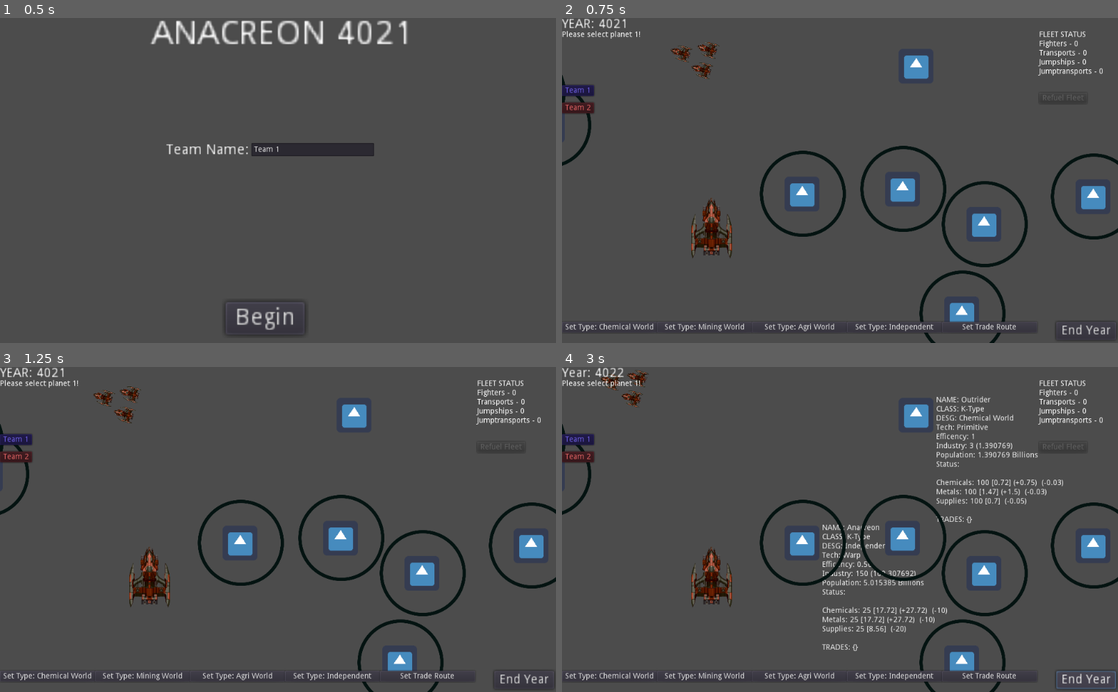
Above: before the commit, frames 1-4 (two rows, left to right).
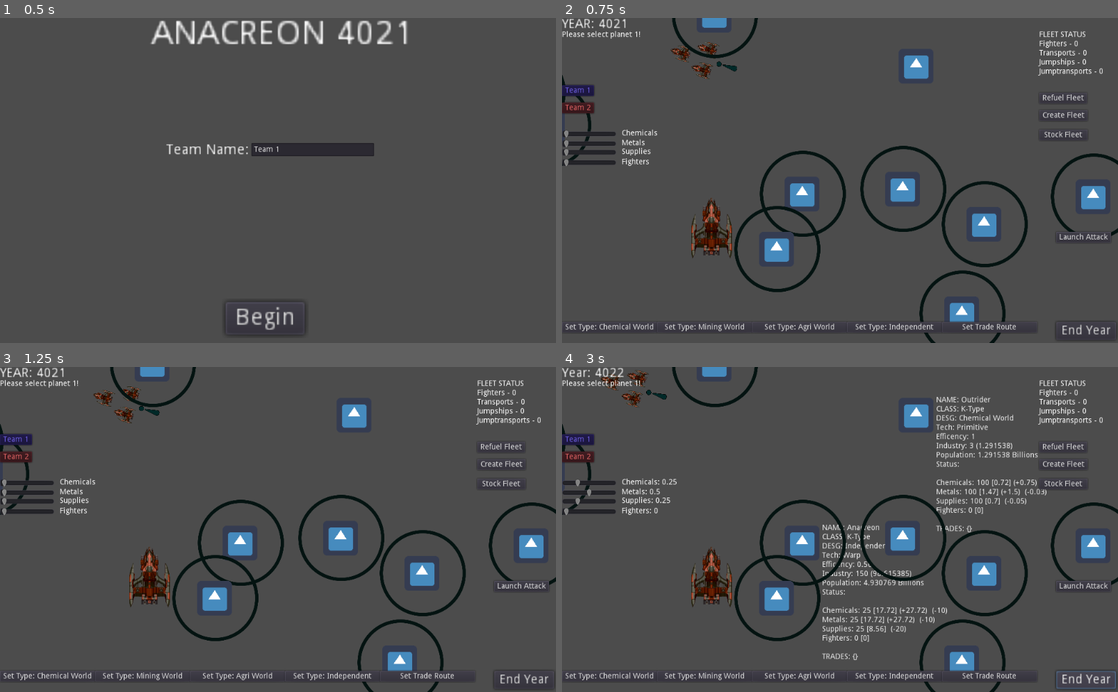
Above: after the commit, the same moments.

Repository: Nore5515/Anacreon4022
Game: Godot game, scene res://MainMenu.tscn
The game is run twice, just before and just after one commit, with the same random seed, the same clock (stepped at 60 frames per second) and the same inputs. The engine's default icon, where the game draws it, is replaced by a stand-in: a white triangle on a blue panel in a dark square.
Inputs:
- Up to frame 1 (0.5 s): no input
- Up to frame 2 (0.75 s): click "Begin" at 0.5 s
- Up to frame 3 (1.25 s): no input
- Up to frame 4 (3 s): click "NAME: Anacreon CLASS: K-Type …" at 1.25 s; click "NAME: Anacreon CLASS: K-Type …" at 2 s; click "End Year" at 2.75 s

Frame 1 is identical in both runs. In frame 2, 2.3% of the frame differs, in the area x 0-99%, y 0-85%; in frame 3, 2.3%; in frame 4, 3.0%, in the area x 0-99%, y 0-91%.

Commit message:
Ai shenanigins
ai controlled planets no longer auto-expand, they now balance themselves to not starve (which ironically depletes their metal) and will produce their own fleets (all player controlled anyways).

Diff:
--- /dev/null
+++ b/Adjustments.gd
@@ -0,0 +1,75 @@
+extends Control
+
+
+var currentPlanet
+export (bool) var displayOnly = false
+
+# Called when the node enters the scene tree for the first time.
+func _ready():
+	pass # Replace with function body.
+
+func setPlanet(planet):
+	$ChemSlider.value = planet.chemPer * 100
+	$MetSlider.value = planet.metPer * 100
+	$SupSlider.value = planet.supPer * 100
+	$FigSlider.value = planet.fightersPer * 100
+	print ("values are:", planet.chemPer, ",", planet.metPer, ",", planet.supPer, ",", planet.fightersPer)
+	currentPlanet = planet
+	updateDetails()
+
+func updatePlanet(chem,met,sup,fig):
+	currentPlanet.chemPer = chem
+	currentPlanet.metPer = met
+	currentPlanet.supPer = sup
+	currentPlanet.fightersPer = fig
+	updateDetails()
+
+func updateDetails():
+	if currentPlanet != null:
+		$ChemSlider/ChemLabel.text = "Chemicals: " + String(currentPlanet.chemPer)
+		$MetSlider/MetLabel.text = "Metals: " + String(currentPlanet.metPer)
+		$SupSlider/SupLabel.text = "Supplies: " + String(currentPlanet.supPer)
+		$FigSlider/FigLabel.text = "Fighters: " + String(currentPlanet.fightersPer)
+		$ChemSlider.value = currentPlanet.chemPer * 100
+		$MetSlider.value = currentPlanet.metPer * 100
+		$SupSlider.value = currentPlanet.supPer * 100
+		$FigSlider.value = currentPlanet.fightersPer * 100
+
+func _on_ChemSlider_value_changed(value):
+	if currentPlanet != null && !displayOnly:
+		currentPlanet.chemPer = $ChemSlider.value/100
+		var remainder = ($ChemSlider.value + $MetSlider.value + $SupSlider.value+$FigSlider.value)-100
+		$MetSlider.value -= remainder * 0.5
+		$SupSlider.value -= remainder * 0.5
+		if ($ChemSlider.value + $MetSlider.value + $SupSlider.value+$FigSlider.value) > 100:
+			$ChemSlider.value = 100 - ($MetSlider.value + $SupSlider.value + $FigSlider.value)
+		updatePlanet($ChemSlider.value/100, $MetSlider.value/100, $SupSlider.value/100, $FigSlider.value/100)
+
+func _on_MetSlider_value_changed(value):
+	if currentPlanet != null && !displayOnly:
+		currentPlanet.metPer = $MetSlider.value/100
+		var remainder = ($ChemSlider.value + $MetSlider.value + $SupSlider.value +$FigSlider.value)-100
+		$ChemSlider.value -= remainder * 0.5
+		$SupSlider.value -= remainder * 0.5
+		if ($ChemSlider.value + $MetSlider.value + $SupSlider.value+$FigSlider.value) > 100:
+			$MetSlider.value = 100 - ($ChemSlider.value + $SupSlider.value + $FigSlider.value)
+		updatePlanet($ChemSlider.value/100, $MetSlider.value/100, $SupSlider.value/100, $FigSlider.value/100)
+
+func _on_SupSlider_value_changed(value):
+	if currentPlanet != null && !displayOnly:
+		currentPlanet.supPer = $SupSlider.value/100
+		var remainder = ($ChemSlider.value + $MetSlider.value + $SupSlider.value+$FigSlider.value)-100
+		$ChemSlider.value -= remainder * 0.5
+		$MetSlider.value -= remainder * 0.5
+		if ($ChemSlider.value + $MetSlider.value + $SupSlider.value+$FigSlider.value) > 100:
+			$SupSlider.value = 100 - ($MetSlider.value + $ChemSlider.value + $FigSlider.value)
+		updatePlanet($ChemSlider.value/100, $MetSlider.value/100, $SupSlider.value/100, $FigSlider.value/100)
+
+func _on_FigSlider_value_changed(value):
+	if currentPlanet != null && !displayOnly:
+		currentPlanet.fightersPer = $FigSlider.value/100
+		var remainder = ($ChemSlider.value + $MetSlider.value + $SupSlider.value+$FigSlider.value)-100
+		$ChemSlider.value -= remainder * 0.5
+		$MetSlider.value -= remainder * 0.5
+		$SupSlider.value -= remainder * 0.5
+		updatePlanet($ChemSlider.value/100, $MetSlider.value/100, $SupSlider.value/100, $FigSlider.value/100)
--- a/EndYear.gd
+++ b/EndYear.gd
@@ -2,15 +2,23 @@
 
 
 var year = 4021
+var won = false
 
 func _on_EndYear_pressed():
+	won = true
 	for planet in get_tree().get_nodes_in_group("planet"):
 		planet.endYear()
+		if planet.team != get_node("/root/Global").playerTeam:
+			won = false
 	year += 1
 	get_parent().get_node("Label").text = "Year: " + String(year)
 	get_parent().get_parent().get_node("TradeArtManager").clearAllShips()
 	get_parent().get_parent().get_node("TradeArtManager").addShips()
 
+	if won:
+		get_parent().get_node("YouWon").visible = true
+	else:
+		get_parent().get_node("Adjustments").updateDetails()
 
 func adjustPlanetGrowth(planet):
 	pass
--- a/Fleet.gd
+++ b/Fleet.gd
@@ -8,22 +8,26 @@
 var destIcon
 
 var fuel = 100.0
+var fighters = 0
 
 func select():
 	selected = true
 	$icon.visible = true
 	updateStatus()
 	get_parent().get_node("CanvasLayer/RefuelFleet").visible = true
+	get_parent().get_node("CanvasLayer/StockFleet").visible = true
 
 func deselect():
 	selected = false
 	$icon.visible = false
 	get_parent().get_node("CanvasLayer/FleetStatus").text = ""
 	get_parent().get_node("CanvasLayer/RefuelFleet").visible = false
+	get_parent().get_node("CanvasLayer/StockFleet").visible = false
 
 func updateStatus():
+	print (fighters)
 	var thing = "FLEET STATUS\n" \
-		+ "Fighters - 0\n"\
+		+ "Fighters - " + String(fighters) + "\n"\
 		+ "Transports - 0\n"\
 		+ "Jumpships - 0\n"\
 		+ "Jumptransports - 0\n"\
@@ -41,12 +45,14 @@
 	if selected:
 		updateStatus()
 
-	if (getNearestPlanet().get_global_rect().position - (self.position + Vector2(50, 25))).length() <= 80:
-		$inRange.visible = true
-		get_parent().get_node("CanvasLayer/RefuelFleet").disabled = false
-	else:
-		$inRange.visible = false
-		get_parent().get_node("CanvasLayer/RefuelFleet").disabled = true
+		if (getNearestPlanet().get_global_rect().position - (self.position + Vector2(50, 25))).length() <= 80:
+			$inRange.visible = true
+			get_parent().get_node("CanvasLayer/RefuelFleet").disabled = false
+			get_parent().get_node("CanvasLayer/StockFleet").disabled = false
+		else:
+			$inRange.visible = false
+			get_parent().get_node("CanvasLayer/RefuelFleet").disabled = true
+			get_parent().get_node("CanvasLayer/StockFleet").disabled = true
 
 
 func getNearestPlanet():
--- a/Hub.gd
+++ b/Hub.gd
@@ -8,10 +8,15 @@
 var world2
 var world2Selecting = false
 
+var trading = false
+var attacking = false
 
 func setPlanet(Button):
 
 	selectedWorld = Button
+	get_parent().get_node("Adjustments").setPlanet(selectedWorld)
+
+	get_parent().get_node("CreateFleet").disabled = false
 	if world1Selecting:
 		world1 = selectedWorld
 		world1Selecting = false
@@ -20,7 +25,11 @@
 	elif world2Selecting:
 		world2 = selectedWorld
 		world2Selecting = false
-		get_parent().get_node("TradePanel").setWorlds(world1, world2)
+		if trading:
+			get_parent().get_node("TradePanel").setWorlds(world1, world2)
+		if attacking:
+			world2.team = world1.team
+			world2.modulate = world1.modulate
 		get_parent().get_node("TradeNotes").text = ""
 
 func _on_SetMet_pressed():
@@ -37,11 +46,16 @@
 
 func _input(event):
 	if Input.is_action_pressed("esc"):
+		get_parent().get_node("CreateFleet").disabled = true
 		if selectedWorld != null:
 			selectedWorld.get_node("Details").visible = false
 			selectedWorld = null
 		for planet in get_tree().get_nodes_in_group("planet"):
 			planet.get_node("Details").visible = false
+
+	if Input.is_action_pressed("r"):
+		if get_parent().get_node("EndYear").won:
+			get_tree().change_scene("res://MainMenu.tscn")
 
 
 func _on_SetInd_pressed():
@@ -52,6 +66,8 @@
 
 func _on_TradeRoute_pressed():
 	var tradeNotes = get_parent().get_node("TradeNotes")
+	trading = true
+	attacking = false
 	if selectedWorld == null:
 		tradeNotes.text = "Please select world 1!"
 		world1Selecting = true
@@ -68,3 +84,36 @@
 	for child in get_tree().get_nodes_in_group("fleet"):
 		if child.selected:
 			child.fuel = 100
+
+
+func _on_LaunchAttack_pressed():
+	trading = false
+	attacking = true
+	var tradeNotes = get_parent().get_node("TradeNotes")
+	if selectedWorld == null:
+		tradeNotes.text = "Please select world 1!"
+		world1Selecting = true
+	if selectedWorld != null:
+		tradeNotes.text = "Please hit 'esc' to deselect your current world."
+
+
+func _on_CreateFleet_pressed():
+	if selectedWorld != null && selectedWorld.fighters > 0:
+		var fleetType = load("res://Fleet.tscn")
+		var instance = fleetType.instance()
+		get_parent().get_parent().call_deferred("add_child", instance)
+		instance.position.x = selectedWorld.rect_position.x
+		instance.position.y = selectedWorld.rect_position.y
+		instance.fighters += selectedWorld.fighters
+		selectedWorld.fighters = 0
+		selectedWorld.updateDetails()
+		#instance.updateStatus()
+
+
+func _on_StockFleet_pressed():
+	for child in get_tree().get_nodes_in_group("fleet"):
+		if child.selected:
+			if selectedWorld != null:
+				child.fighters += selectedWorld.fighters
+				selectedWorld.fighters = 0
+				selectedWorld.updateDetails()
--- a/Main.gd
+++ b/Main.gd
@@ -8,7 +8,7 @@
 	global = get_node("/root/Global")
 	$Planet.desgPlanet("Independent World")
 	get_node("CanvasLayer/Team1").text = global.playerTeam
-
+	get_node("CanvasLayer/Team1").teamName = global.playerTeam
 
 
 func _on_Timer_timeout():
--- a/Main.tscn
+++ b/Main.tscn
@@ -14,6 +14,7 @@
 [ext_resource path="res://Imports/ship.png" type="Texture" id=12]
 [ext_resource path="res://TradeArtManager.gd" type="Script" id=13]
 [ext_resource path="res://Fleet.gd" type="Script" id=14]
+[ext_resource path="res://Adjustments.gd" type="Script" id=15]
 
 [node name="Main" type="Node2D"]
 script = ExtResource( 6 )
@@ -78,7 +79,7 @@
 
 [node name="PlanetGenerator" type="Node2D" parent="."]
 script = ExtResource( 8 )
-planetCount = 10
+planetCount = 20
 radius = 1000.0
 
 [node name="CanvasLayer" type="CanvasLayer" parent="."]
@@ -330,8 +331,136 @@
 "_edit_use_anchors_": false
 }
 
+[node name="CreateFleet" type="Button" parent="CanvasLayer"]
+margin_left = 878.877
+margin_top = 170.057
+margin_right = 966.877
+margin_bottom = 190.057
+text = "Create Fleet"
+__meta__ = {
+"_edit_use_anchors_": false
+}
+
+[node name="StockFleet" type="Button" parent="CanvasLayer"]
+margin_left = 878.877
+margin_top = 205.771
+margin_right = 967.877
+margin_bottom = 225.771
+text = "Stock Fleet"
+__meta__ = {
+"_edit_use_anchors_": false
+}
+
+[node name="LaunchAttack" type="Button" parent="CanvasLayer"]
+margin_left = 910.236
+margin_top = 395.201
+margin_right = 1011.24
+margin_bottom = 415.201
+text = "Launch Attack"
+__meta__ = {
+"_edit_use_anchors_": false
+}
+
+[node name="YouWon" type="Label" parent="CanvasLayer"]
+visible = false
+margin_left = 256.688
+margin_right = 326.688
+margin_bottom = 14.0
+rect_scale = Vector2( 7.05069, 7.05069 )
+text = "YOU WON!"
+__meta__ = {
+"_edit_use_anchors_": false
+}
+
+[node name="PressRtoRetrun" type="Label" parent="CanvasLayer/YouWon"]
+margin_left = 17.2683
+margin_top = 11.8581
+margin_right = 186.268
+margin_bottom = 25.8581
+rect_scale = Vector2( 0.225972, 0.225972 )
+text = "Press R to return to menu."
+__meta__ = {
+"_edit_use_anchors_": false
+}
+
+[node name="Adjustments" type="Control" parent="CanvasLayer" groups=[
+"sliders",
+]]
+margin_top = 205.771
+margin_right = 40.0
+margin_bottom = 245.771
+script = ExtResource( 15 )
+__meta__ = {
+"_edit_use_anchors_": false
+}
+displayOnly = true
+
+[node name="ChemSlider" type="HSlider" parent="CanvasLayer/Adjustments"]
+margin_right = 100.0
+margin_bottom = 16.0
+__meta__ = {
+"_edit_use_anchors_": false
+}
+
+[node name="ChemLabel" type="Label" parent="CanvasLayer/Adjustments/ChemSlider"]
+margin_left = 110.0
+margin_right = 150.0
+margin_bottom = 14.0
+text = "Chemicals"
+
+[node name="MetSlider" type="HSlider" parent="CanvasLayer/Adjustments"]
+margin_top = 18.3788
+margin_right = 100.0
+margin_bottom = 34.3788
+__meta__ = {
+"_edit_use_anchors_": false
+}
+
+[node name="MetLabel" type="Label" parent="CanvasLayer/Adjustments/MetSlider"]
+margin_left = 110.0
+margin_right = 176.0
+margin_bottom = 14.0
+text = "Metals"
+__meta__ = {
+"_edit_use_anchors_": false
+}
+
+[node name="SupSlider" type="HSlider" parent="CanvasLayer/Adjustments"]
+margin_top = 34.3788
+margin_right = 100.0
+margin_bottom = 50.3788
+__meta__ = {
+"_edit_use_anchors_": false
+}
+
+[node name="SupLabel" type="Label" parent="CanvasLayer/Adjustments/SupSlider"]
+margin_left = 110.0
+margin_right = 176.0
+margin_bottom = 14.0
+text = "Supplies"
+__meta__ = {
+"_edit_use_anchors_": false
+}
+
+[node name="FigSlider" type="HSlider" parent="CanvasLayer/Adjustments"]
+margin_top = 53.1144
+margin_right = 100.0
+margin_bottom = 69.1144
+__meta__ = {
+"_edit_use_anchors_": false
+}
+
+[node name="FigLabel" type="Label" parent="CanvasLayer/Adjustments/FigSlider"]
+margin_left = 110.0
+margin_right = 176.0
+margin_bottom = 14.0
+text = "Fighters"
+__meta__ = {
+"_edit_use_anchors_": false
+}
+
 [node name="Timer" type="Timer" parent="."]
-wait_time = 15.0
+wait_time = 15000.0
 autostart = true
 
 [node name="PlanetDetails" type="Label" parent="."]
@@ -402,6 +531,13 @@
 [connection signal="pressed" from="CanvasLayer/TradePanel/maxOutChem" to="CanvasLayer/TradePanel" method="_on_maxOutChem_pressed"]
 [connection signal="pressed" from="CanvasLayer/TradePanel/zero" to="CanvasLayer/TradePanel" method="_on_zero_pressed"]
 [connection signal="pressed" from="CanvasLayer/RefuelFleet" to="CanvasLayer/Hub" method="_on_RefuelFleet_pressed"]
+[connection signal="pressed" from="CanvasLayer/CreateFleet" to="CanvasLayer/Hub" method="_on_CreateFleet_pressed"]
+[connection signal="pressed" from="CanvasLayer/StockFleet" to="CanvasLayer/Hub" method="_on_StockFleet_pressed"]
+[connection signal="pressed" from="CanvasLayer/LaunchAttack" to="CanvasLayer/Hub" method="_on_LaunchAttack_pressed"]
+[connection signal="value_changed" from="CanvasLayer/Adjustments/ChemSlider" to="CanvasLayer/Adjustments" method="_on_ChemSlider_value_changed"]
+[connection signal="value_changed" from="CanvasLayer/Adjustments/MetSlider" to="CanvasLayer/Adjustments" method="_on_MetSlider_value_changed"]
+[connection signal="value_changed" from="CanvasLayer/Adjustments/SupSlider" to="CanvasLayer/Adjustments" method="_on_SupSlider_value_changed"]
+[connection signal="value_changed" from="CanvasLayer/Adjustments/FigSlider" to="CanvasLayer/Adjustments" method="_on_FigSlider_value_changed"]
 [connection signal="timeout" from="Timer" to="." method="_on_Timer_timeout"]
 [connection signal="mouse_entered" from="Fleet/Area2D" to="Fleet" method="_on_Area2D_mouse_entered"]
 [connection signal="mouse_exited" from="Fleet/Area2D" to="Fleet" method="_on_Area2D_mouse_exited"]
--- a/Planet.gd
+++ b/Planet.gd
@@ -49,7 +49,13 @@
 var metPer = 0.50
 var supPer = 0.25
 
+var fighters = 0
+var fightersPer = 0.0
+var fighterGrowth = 0
+
 export (bool) var changedTeamThisYear = false
+
+var disasters = []
 
 func _ready():
 	init()
@@ -147,9 +153,15 @@
 func _on_Planet_pressed():
 	$Details.visible = !$Details.visible
 	get_tree().get_nodes_in_group("hub")[0].setPlanet(self)
+	get_tree().get_nodes_in_group("sliders")[0].setPlanet(self)
 
 
 func endYear():
+
+	disasters = []
+
+	metDraw += (fightersPer*5) * metalsGrowth
+
 	chemicals += ceil(chemicalGrowth-chemDraw)
 	metals += ceil(metalsGrowth-metDraw)
 	supplies += ceil(suppliesGrowth-supDraw)
@@ -191,19 +203,25 @@
 		chemicals = 0
 		efficency = efficency * 0.9
 		status += "Chem Shortages   "
+		disasters.append("ChemDrought")
 		$warningIcon.visible = true
 	if metals < 0:
 		metals = 0
 		industry = industry * 0.8
 		status += "Industrial Collapse   "
+		disasters.append("IndustrialCollapse")
 		$warningIcon.visible = true
 	if supplies < 0:
 		supplies = 0
 		population = population * 0.8
 		status += "Famine   "
+		disasters.append("Famine")
 		$warningIcon.visible = true
 
-	population += 1.2 * ((26-population)/26)
+	if metals > 0:
+		fighters += floor(fightersPer * industry * efficency * 0.1)
+
+	population += 1.1 * ((26-population)/26)
 	idealIndustry = population * 20 * techMod
 	if (idealIndustry > industry):
 		industry += (idealIndustry - industry) * 0.25
@@ -230,8 +248,13 @@
 	else:
 		supDanger = ""
 
-	if team != "Team 1":
-		if team != "" && changedTeamThisYear == false:
+
+	if team != get_node("/root/Global").playerTeam:
+
+		if team != "":
+			AIaction()
+
+		"""if team != "" && changedTeamThisYear == false:
 			print ("Teaming!")
 			var nearest = getNearestUnalignedPlanet()
 			if nearest == null:
@@ -239,11 +262,116 @@
 			else:
 				if nearest.team == "":
 					nearest.setTeam(team, modulate)
-					nearest.changedTeamThisYear = true
+					nearest.changedTeamThisYear = true"""
 
 	changedTeamThisYear = false
 
+
 	updateDetails()
+
+
+
+#### AI MIND
+var aiMemory = {
+	"daysWithSup": 0,
+	"famineScars": 0,
+	"fleetDelay": 100,
+}
+
+func AIaction():
+	print ("================\nAi Acting!")
+
+	aiMemory.fleetDelay -= fighters
+	if aiMemory.fleetDelay <= 0:
+		aiMemory.fleetDelay = 100
+		var fleetType = load("res://Fleet.tscn")
+		var instance = fleetType.instance()
+		get_parent().call_deferred("add_child", instance)
+		instance.position.x = rect_position.x
+		instance.position.y = rect_position.y
+		instance.fighters += fighters
+		fighters = 0
+		updateDetails()
+
+	if disasters.has("Famine"):
+		print ("FAMINE!!!!")
+		aiMemory.famineScars += 1
+		aiMemory.daysWithSup = 0
+		if supPer < 0.8:
+			changePerTo("sup", 0.8)
+		elif supPer >= 0.8:
+			changePerTo("sup", 1.0)
+		print ("New sup per: ", supPer)
+	elif supDanger != "":
+		if supPer < 0.7:
+			changePerTo("sup", supPer + 0.2)
+		elif supPer >= 0.7 && supPer <= 0.9:
+			changePerTo("sup", supPer + 0.1)
+		elif supPer >= 0.9:
+			changePerTo("sup", 1.0)
+		aiMemory.daysWithSup = 0
+		print ("Starvation danger! Raising sup%...")
+		print ("New sup per: ", supPer)
+	else:
+		print ("Food supply steady...")
+		aiMemory.daysWithSup += 1
+		if (aiMemory.famineScars*2) + 3 < aiMemory.daysWithSup:
+			print ("It's time to switch production!")
+			if supPer > 0.2:
+				print (supPer, "current sup per")
+				changePerTo("sup", supPer - 0.2)
+				print (supPer, "post sup per")
+			else:
+				print ("not enough sup production!")
+			aiMemory.daysWithSup = 0
+
+
+func changePerTo(perType, amount):
+	var numOfCoreOptions = 3
+	var numOfSecondaryOptions = 1
+
+	if perType == "sup" || perType == "met" || perType == "chem":
+		numOfCoreOptions -= 1
+	elif perType == "fig":
+		numOfSecondaryOptions -= 1
+
+	var totalOptions = (numOfCoreOptions * 2) + numOfSecondaryOptions
+
+	var remainingPer = 1 - amount
+	print ("A", remainingPer)
+	if (remainingPer <= 0):
+		remainingPer = 0
+	else:
+		remainingPer = remainingPer/totalOptions
+	print ("B", remainingPer)
+
+	if perType == "sup":
+		supPer = amount
+	if perType == "met":
+		metPer = amount
+	if perType == "chem":
+		chemPer = amount
+	if perType == "fig":
+		fightersPer = amount
+
+	if perType != "sup":
+		#print ("NOT SUP")
+		supPer = remainingPer * 2
+	if perType != "met":
+		#print ("NOT MET")
+		metPer = remainingPer * 2
+	if perType != "chem":
+		#print ("NOT CHEM")
+		chemPer = remainingPer * 2
+	if perType != "fig":
+		#print ("NOT FIG")
+		fightersPer = remainingPer
+	print ("C", chemPer, ",", metPer, ",", supPer, ",", fightersPer)
+
+	if (supPer+metPer+chemPer+fightersPer) != 1:
+		print ("ERR PER TOTAL WRONG", (supPer+metPer+chemPer+fightersPer))
+
+	get_parent().get_node("CanvasLayer/Adjustments").updateDetails()
 
 func getNearestUnalignedPlanet():
 	var nearest
@@ -274,5 +402,6 @@
 	string += "\n\n" + chemDanger + "Chemicals: " + String(chemicals) + " [" + String(chemicalGrowth-chemDraw) + "] (+" + String(chemicalGrowth) + ")  (-" + String (chemDraw) + ")"
 	string += "\n" + metDanger + "Metals: " + String(metals) + " [" + String(metalsGrowth-metDraw) + "] (+" + String(metalsGrowth) + ")  (-" + String (metDraw) + ")"
 	string += "\n" + supDanger + "Supplies: " + String(supplies) + " [" + String(suppliesGrowth-supDraw) + "]  (-" + String (supDraw) + ")"
+	string += "\n" + "Fighters: " + String(fighters) + " [" + String(fighterGrowth) + "]"
 	string += "\n\nTRADES: " + String(chemTrades)
 	$Details.text = string
--- a/project.godot
+++ b/project.godot
@@ -78,6 +78,11 @@
 "events": [ Object(InputEventMouseButton,"resource_local_to_scene":false,"resource_name":"","device":0,"alt":false,"shi …(212 unchanged characters)…
  ]
 }
+r={
+"deadzone": 0.5,
+"events": [ Object(InputEventKey,"resource_local_to_scene":false,"resource_name":"","device":0,"alt":false,"shift":false,"control":false,"meta":false,"command":false,"pressed":false,"scancode":82,"unicode":0,"echo":false,"script":null)
+ ]
+}
 
 [rendering]
 
Not shown: 1 places in Main.tscn that only renumber resources
